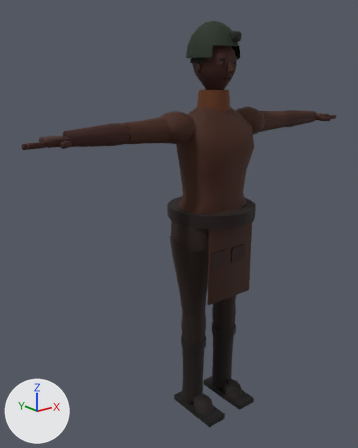
One commit to the glTF model creative/3d-characters/npc_trader/exports/tb_npc_trader.mobile.glb: the scene before it, then after it.
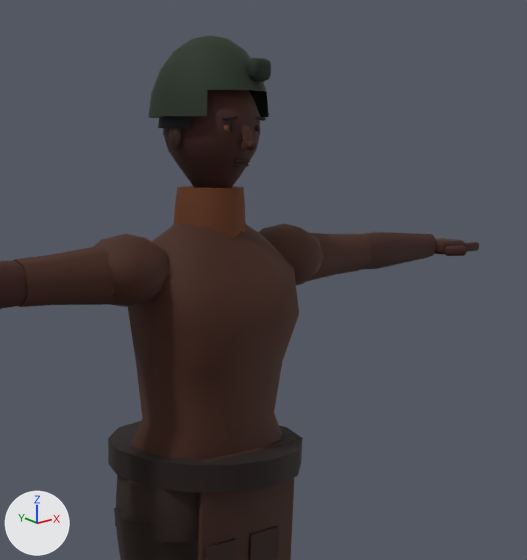
Old and new are each drawn whole from a 50 mm camera at (-1.483, -1.616, 1.616) aimed at (-0.111, 0.1, 0.93) and again close up on the part from 33% to 100% of the width and 1% to 58% of the height. Every picture has the same lights, and +X, +Y and +Z are marked at lower left. The older version's two pictures come first. Vertices at exactly the same position are counted once.

Names of what the first close-up shows: 'npc_trader_mesh'.
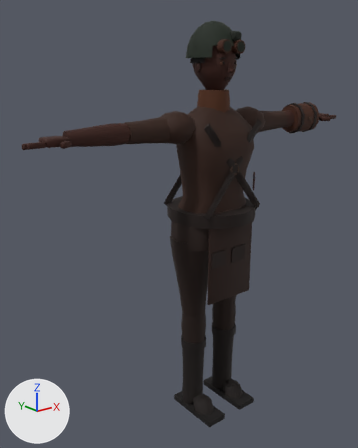
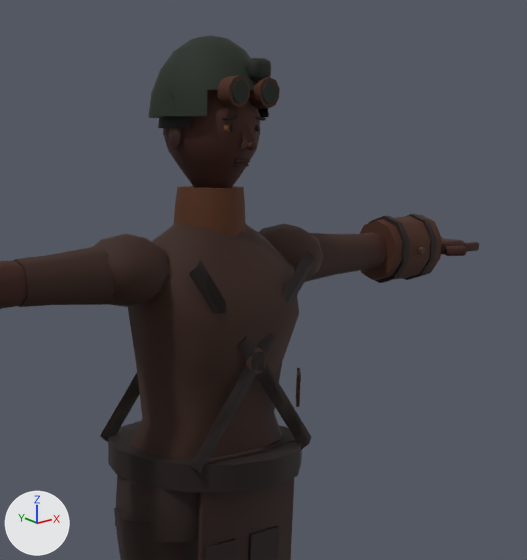
What changed in the scene script:
```text
Change me_npc_trader_mesh:
    used by ob_npc_trader_mesh; location = (0.0, 0.0, 0.0)
    remove me_npc_trader_mesh.from_pydata(...)  # 2400 vertices, 4538 faces; spans x -0.86..0.86, y -0.2..0.2, z 0.0..1.8
    add me_npc_trader_mesh.from_pydata(...)  # 2782 vertices, 5330 faces; spans x -0.86..0.86, y -0.2..0.2, z 0.0..1.8
    me_npc_trader_mesh part 1: a new loose piece, a 10-sided cylinder along y spanning x -0.064..-0.012, y -0.113..-0.083, z 1.673..1.727, in mat_tbc_skin
    me_npc_trader_mesh part 2: a new loose piece, a 10-sided cylinder along y spanning x -0.0571..-0.0189, y -0.116..-0.112, z 1.6801..1.72, in mat_tbc_skin
    me_npc_trader_mesh part 3: a new loose piece, a 10-sided cylinder along y spanning x 0.012..0.064, y -0.113..-0.083, z 1.673..1.727, in mat_tbc_skin
    me_npc_trader_mesh part 4: a new loose piece, a 10-sided cylinder along y spanning x 0.0189..0.0571, y -0.116..-0.112, z 1.6801..1.72, in mat_tbc_skin
    me_npc_trader_mesh part 5: a new loose piece, a 10-sided cylinder along x spanning x 0.529..0.545, y -0.064..0.064, z 1.305..1.455, in mat_tbc_skin
    me_npc_trader_mesh part 6: a new loose piece, a 10-sided cylinder along x spanning x 0.625..0.641, y -0.064..0.064, z 1.305..1.455, in mat_tbc_skin
    me_npc_trader_mesh part 7: the loose piece of 8 vertices spanning x 0.0..0.08, y -0.14..-0.13, z 0.78..0.86 is copied, and the copy is turned 44.5 degrees about the z axis through its middle and scaled by 0.931, then moved by (0.11, 0.03, 0.31); it spans x 0.13..0.18, y -0.14..-0.08, z 1.1..1.17
    me_npc_trader_mesh part 8: 196 vertices added at x -0.17..0.17, y -0.15..0.15, z 1.01..1.41
    me_npc_trader_mesh part 9: 30 vertices added at x 0.5..0.66, y -0.06..0.06, z 1.31..1.45
    me_npc_trader_mesh part 10: 1040 kept faces spanning x -0.45..0.45, y -0.15..0.13, z 0.61..1.8 get new vertex colours
    other edits to the shape of me_npc_trader_mesh do not show in these pictures
```

Location of each change, [x1, y1, x2, y2] in pixels of the close-ups (527 x 560 px):
part 1 of me_npc_trader_mesh, added (brown): after [217, 76, 250, 108]
part 2 of me_npc_trader_mesh, added: after [232, 80, 248, 103]
part 3 of me_npc_trader_mesh, added (brown): after [249, 77, 280, 109]
part 4 of me_npc_trader_mesh, added: after [262, 81, 278, 104]
part 5 of me_npc_trader_mesh, added: after [368, 216, 410, 283]
part 6 of me_npc_trader_mesh, added: after [403, 214, 437, 280]
part 7 of me_npc_trader_mesh, added: after [296, 368, 301, 407]
part 8 of me_npc_trader_mesh, added: after [100, 251, 316, 474]
part 9 of me_npc_trader_mesh, added (brown): after [359, 215, 442, 280]
part 10 of me_npc_trader_mesh, edited (looks the same): [13, 35, 372, 560] in both
